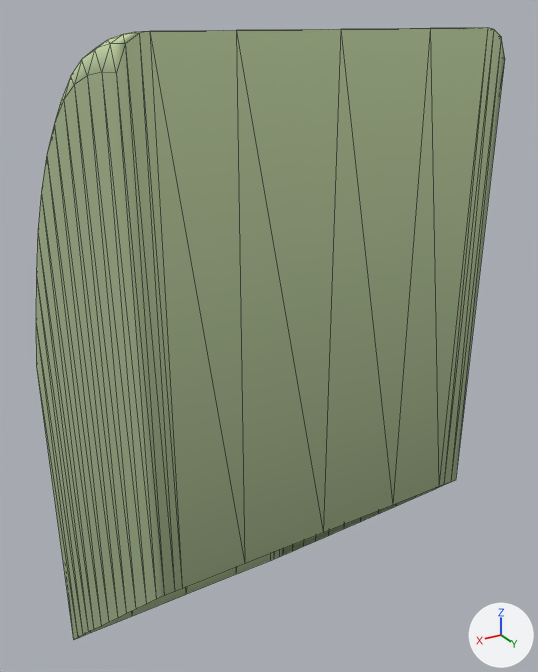
The glTF model ground/ground-ramp-lr-30.glb: old version first, new version second.
Before and after are seen from a 50 mm lens placed at (1.0, 1.88, 1.03), pointed at (-0.14, -0.03, 0.07). Arrows for +X, +Y and +Z are at lower right; the lights stay in place. The picture after the commit comes second. Mesh edges are drawn as thin lines.

In view in the first picture: 'ground-ramp-lr-30'.
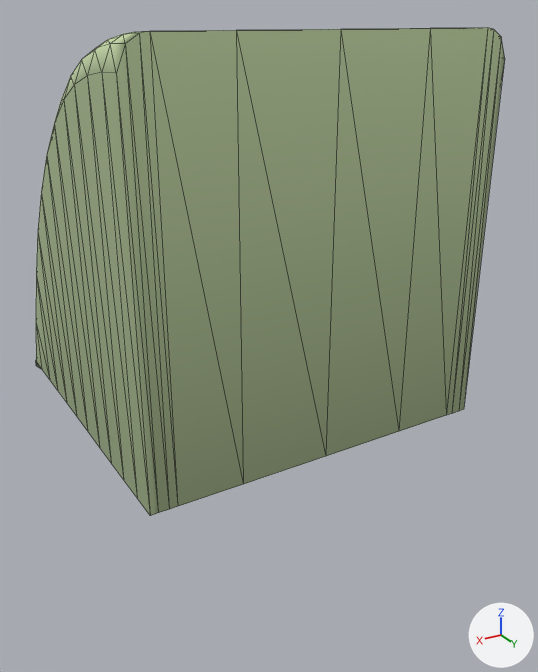
Changed parts and their boxes [x1, y1, x2, y2] in the pictures (538 x 672 px):
'ground-ramp-lr-30', reshaped (20% shorter)
    before: [36, 28, 505, 640]
    after: [36, 28, 505, 516]

The change, as a diff of the scene's bpy script:
```diff
--- a/ground/ground-ramp-lr-30.glb.py
+++ b/ground/ground-ramp-lr-30.glb.py
@@ me_ground_ramp_lr_30 @@
 # used by ob_ground_ramp_lr_30; location = (0.0, 0.0, 0.0)
-me_ground_ramp_lr_30.from_pydata(...)  # 174 vertices, 304 faces; spans x -0.5..0.5, y -0.5..0.5, z -1.3..1.0
+me_ground_ramp_lr_30.from_pydata(...)  # 174 vertices, 304 faces; spans x -0.5..0.5, y -0.5..0.5, z -0.07..1.0
+# me_ground_ramp_lr_30 part 1: all 42 vertices in x -0.5..0.5, y -0.5..0.5, z -1.3..-0.3 are scaled about their middle by (1, 1, 0), then moved by (0.0, 0.0, 0.75)
 me_ground_ramp_lr_30.materials.append(mat_ground)
```
